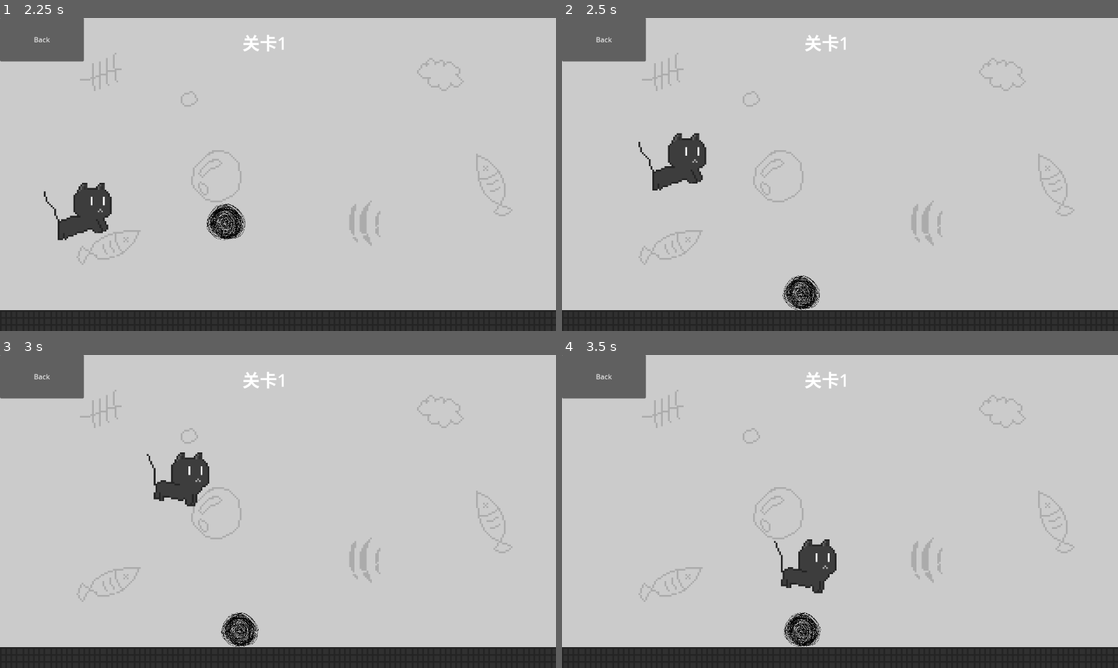
Above: before the commit, frames 1-4 (two rows, left to right).
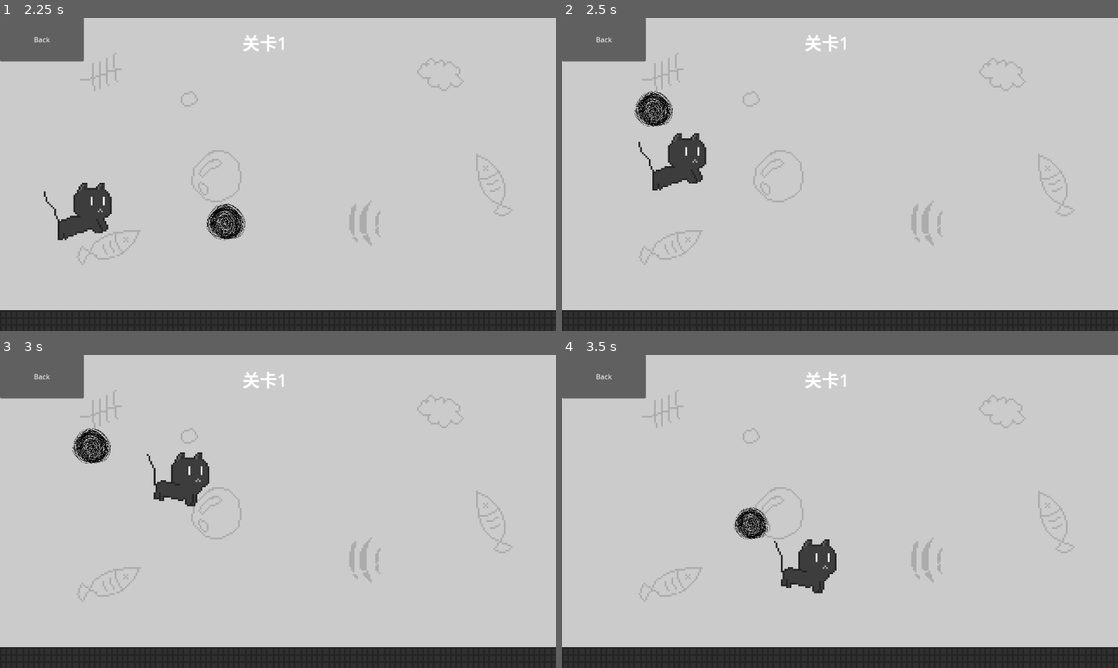
Above: after the commit, the same moments.

Repository: lzcm729/cat-and-string-ball
Game: Godot game, scene res://GUI/start_menu.tscn
Two runs of this game, one before a commit and one after it. Both use one fixed random seed, a clock stepped at 60 frames per second and the inputs below.
Inputs:
- Up to frame 1 (2.25 s): click "Play" at 0.5 s; click "关卡1" at 1.25 s; tap Enter (ui_accept) at 2 s; hold Right (ui_right) from 2.03 s (still down); tap G (drop_ball) at 2.1 s
- Up to frame 2 (2.5 s): keep holding Right (ui_right); tap Enter (ui_accept) at 2.27 s; tap T (pickup_ball) at 2.3 s
- Up to frame 3 (3 s): keep holding Right (ui_right); tap T (pickup_ball) at 2.85 s
- Up to frame 4 (3.5 s): keep holding Right (ui_right); tap Enter (ui_accept) at 3.02 s; tap G (drop_ball) at 3.05 s

Frame 1 is identical in both runs. In frame 2, 1.1% of the frame differs, in the area x 13-47%, y 23-94%; in frame 3, 1.1%; in frame 4, 1.0%.

Commit message:
顶着球走

Diff:
--- a/StringBall/StringBall.gd
+++ b/StringBall/StringBall.gd
@@ -7,6 +7,7 @@
 var initial_hp = 100.
 var broken_ratio = 0.3
 
+var can_decay = true
 var cat_ref : Node2D
 
 @onready var current_hp = initial_hp
@@ -27,7 +28,7 @@
 
 
 func _physics_process(delta):
-	if not is_sleeping():
+	if can_decay:
 		var delta_position = abs(position - recorded_position)
 		recorded_position = position
 		var distance = delta_position.x + delta_position.y
@@ -57,31 +58,60 @@
 
 
 # INTERFACE
+# 被叼起来后移动 稳态移动
+func StationaryMove(pos:Vector2):
+	#set_sleeping(false)
+	PhysicsServer2D.body_set_state(
+		self.get_rid(),
+		PhysicsServer2D.BODY_STATE_SLEEPING,
+		false
+	)
+	PhysicsServer2D.body_set_state(
+		self.get_rid(),
+		PhysicsServer2D.BODY_STATE_TRANSFORM,
+		Transform2D.IDENTITY.translated(pos)
+	)
+	PhysicsServer2D.body_set_state(
+		self.get_rid(),
+		PhysicsServer2D.BODY_STATE_SLEEPING,
+		true
+	)
+	#set_sleeping(true)
+
+# INTERFACE
 # 被击打
 func Hit(force:Vector2):
 	apply_central_force(force)
 
 
 # INTERFACE
-# 被叼起来 返回此时球相较于初始值的比例
-func BePicked(cat:Node2D) -> float:
+# 被叼起来
+func BePicked(cat:Node2D):
 	cat_ref = cat
 	set_sleeping(true)
-	#hide()
-	return current_hp / initial_hp
+	can_decay = false
 
 
 # INTERFACE
 # 被扔下
 func BeDropped():
 	if not cat_ref: return
+	can_decay = true
 	var pos = cat_ref.position
+	set_sleeping(false)
 	PhysicsServer2D.body_set_state(
 		self.get_rid(),
 		PhysicsServer2D.BODY_STATE_TRANSFORM,
 		Transform2D.IDENTITY.translated(pos)
 	)
-	set_sleeping(false)
 	cat_ref = null
-	#await get_tree().process_frame
-	#show()
+
+
+# TEST
+#func _input(event):
+	#if event is InputEventKey and event.pressed:
+		#if event.keycode == KEY_T:
+			#BePicked($"../Cat")
+		#if event.keycode == KEY_G:
+			##BeDropped()
+			#BeCarry(Vector2(500,200))
--- a/cat/cat.gd
+++ b/cat/cat.gd
@@ -58,17 +58,22 @@
 		else:
 			cat_action.play('AttackRight')
 
+	# TEST
 	if Input.is_action_just_pressed("pickup_ball"):
-		for body in cat_area.get_overlapping_bodies():
-			if body.has_method("BePicked"):
-				body.BePicked(self)
-				ball_ref = body
+		# WARNING
+		ball_ref = get_node("../StringBall")
+		if ball_ref:
+			ball_ref.BePicked(self)
 
 	if Input.is_action_just_pressed("drop_ball"):
 		if ball_ref:
 			ball_ref.BeDropped()
 			ball_ref = null
 
+	# TEST
+	if ball_ref:
+		var pos = Vector2(position.x, position.y-200)
+		ball_ref.StationaryMove(pos)
 
 	move_and_slide()
 
